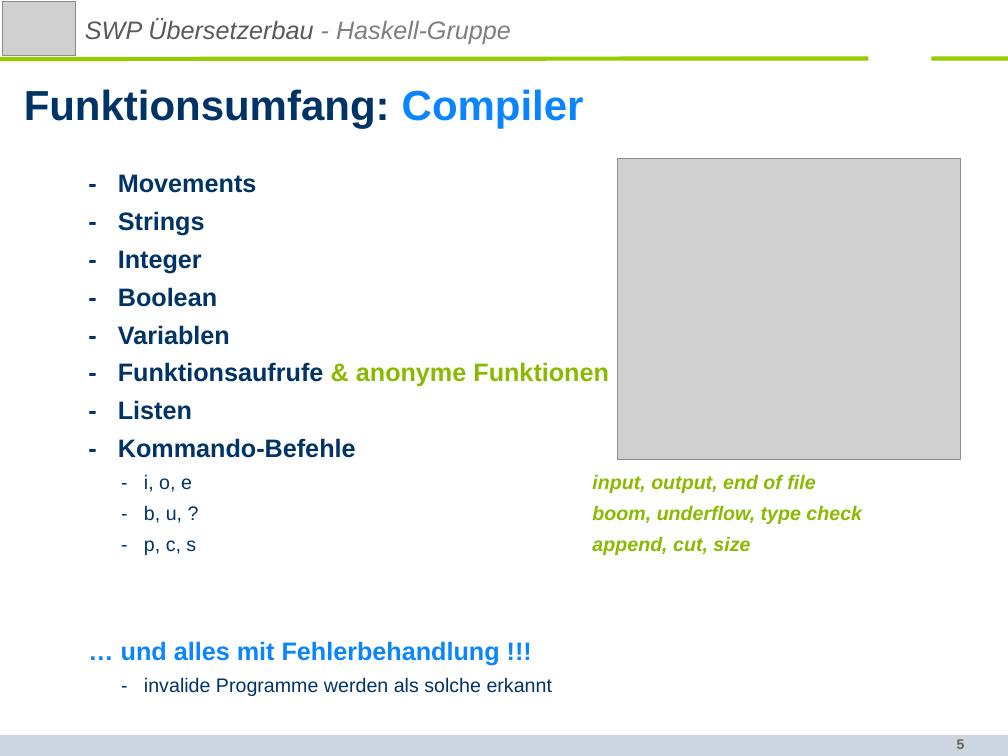
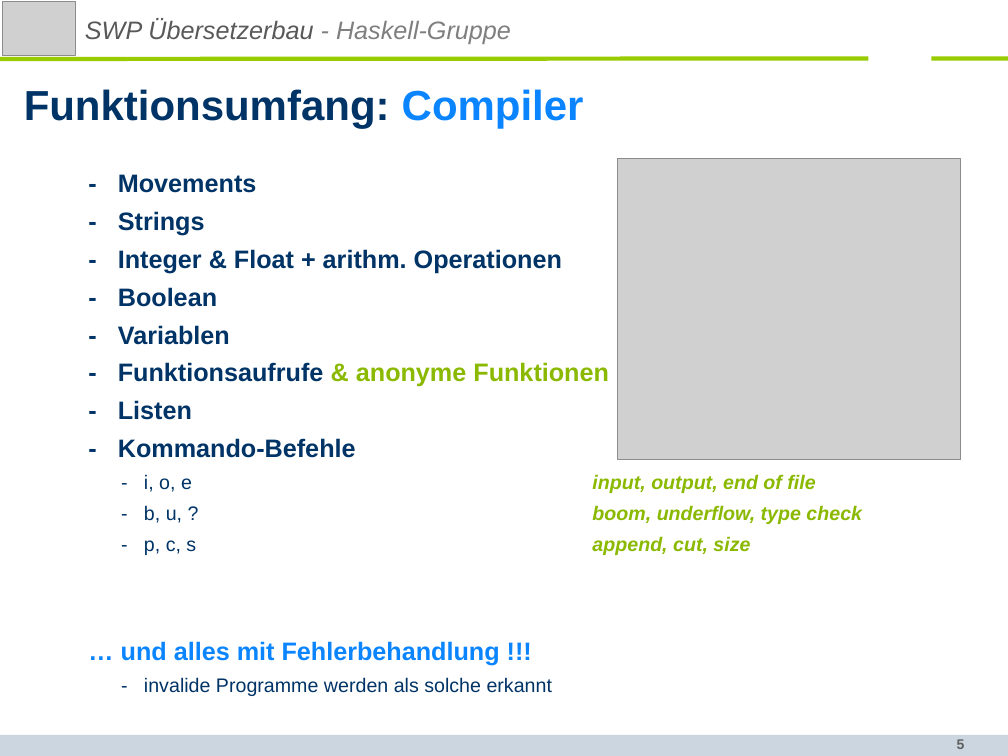
Before and after one commit to SWP-Ubau-SoSe2014-Haskell/SWPSoSe14, a slide deck: slide 5 of documentation/SWPSoSe14MS3.ppt. Drawn at 1008x756 pixels with LibreOffice and Linux fonts; fonts in the diff are those of the drawing; grey boxes stand for pictures; background and template pictures are left out. Boxes give left, top, right and bottom in pixels: in the first picture for what was removed or moved away, otherwise in the second. Text is boxed around its words. In the diff, an @@ line names an element or a change of style, - is before the commit and + after.

```diff
--- a/documentation/SWPSoSe14MS3.ppt
+++ b/documentation/SWPSoSe14MS3.ppt
@@ text at box(118, 249, 562, 274): text changed @@
-- Integer
+- Integer & Float + arithm. Operationen
```
Also in this commit, not shown: 5 other slides changed.
